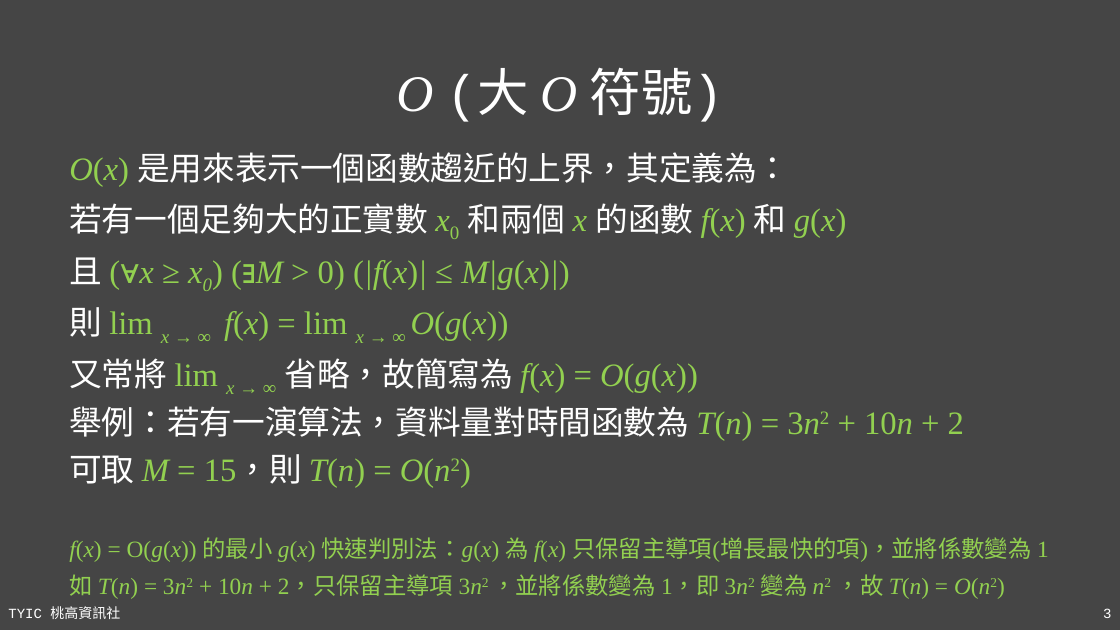
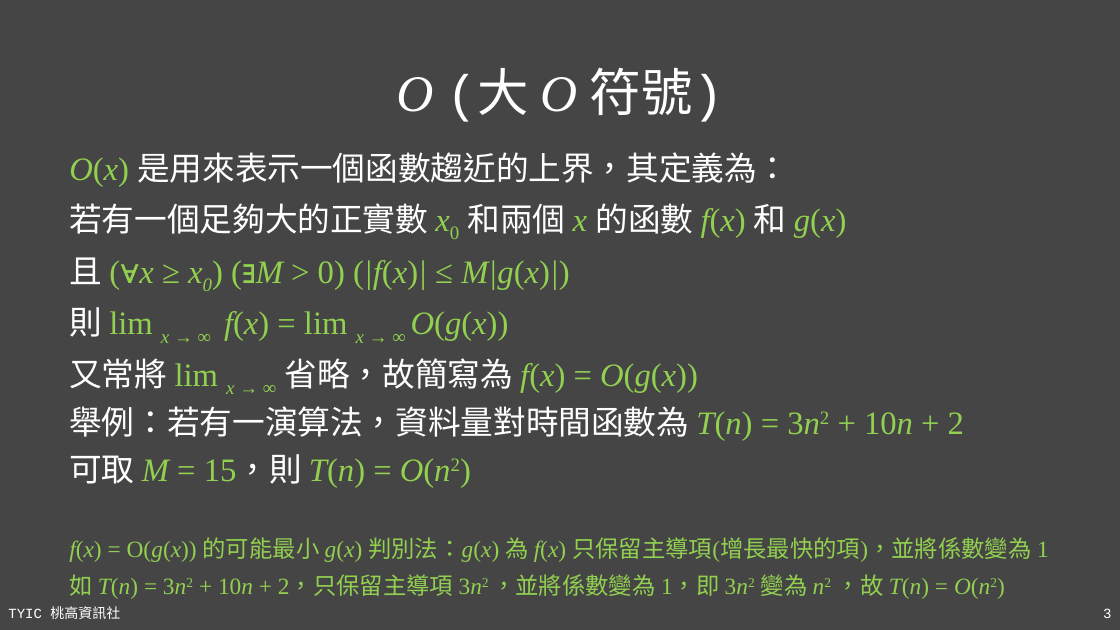
Before and after one commit to TYSHIC/slides, a slide deck: slide 3 of ppt/90_基礎資料結構與演算法.pptx. Drawn at 1120x630 pixels with LibreOffice and Linux fonts; fonts in the diff are those of the drawing. Boxes give left, top, right and bottom in pixels: in the first picture for what was removed or moved away, otherwise in the second. Text is boxed around its words. In the diff, an @@ line names an element or a change of style, - is before the commit and + after.

```diff
--- a/ppt/90_基礎資料結構與演算法.pptx
+++ b/ppt/90_基礎資料結構與演算法.pptx
@@ text at [69,537,1049,562]: text changed @@
-f(x) = O(g(x)) 的最小 g(x) 快速判別法：g(x) 為 f(x) 只保留主導項(增長最快的項)，並將係數變為 1
+f(x) = O(g(x)) 的可能最小 g(x) 判別法：g(x) 為 f(x) 只保留主導項(增長最快的項)，並將係數變為 1
```
Also in this commit, not shown: 6 other slides changed, 1 slide added, 24 other files.
